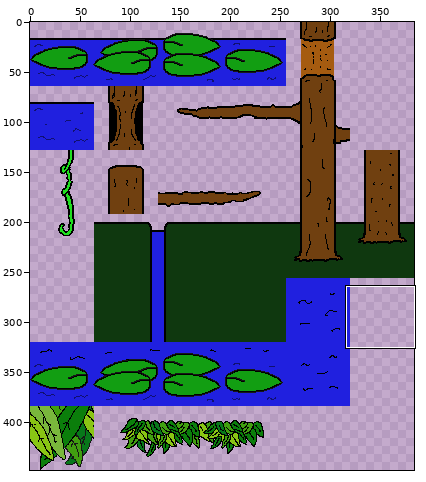
A sprite sheet gets an edit: godot/leon_assets/frog_jump_tiles.png. Above: a wide view before the commit, with the close-up outlined.
Close-up. The starting point:
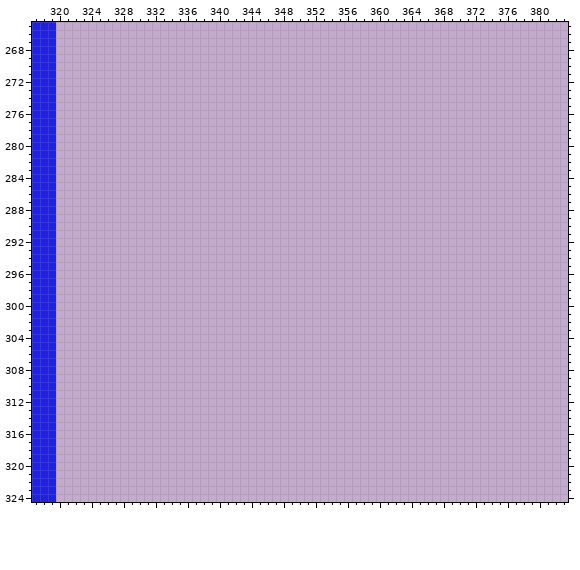
The file is 384x448 pixels. Shown: x 317..383, y 265..324.
And afterwards:
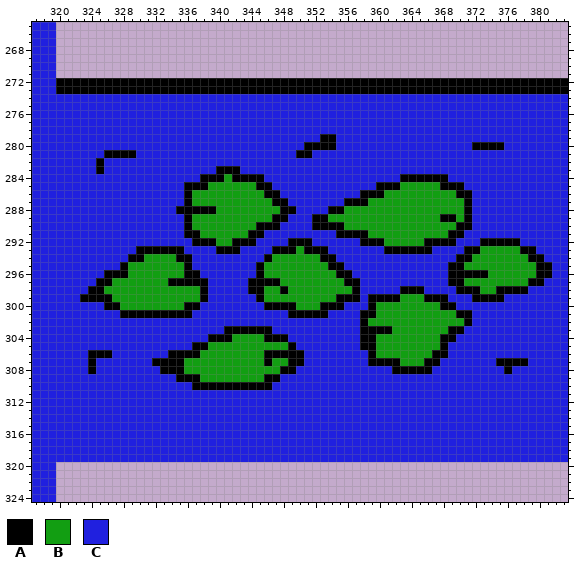
Palette (. is transparent): A #000000  B #129e12  C #2020df
Edits made:
@@ x 317..383 @@
 271 CCC................................................................
-272 CCC................................................................
-273 CCC................................................................
-274 CCC................................................................
-275 CCC................................................................
-276 CCC................................................................
-277 CCC................................................................
-278 CCC................................................................
-279 CCC................................................................
-280 CCC................................................................
-281 CCC................................................................
-282 CCC................................................................
-283 CCC................................................................
-284 CCC................................................................
-285 CCC................................................................
-286 CCC................................................................
-287 CCC................................................................
-288 CCC................................................................
-289 CCC................................................................
-290 CCC................................................................
-291 CCC................................................................
-292 CCC................................................................
-293 CCC................................................................
-294 CCC................................................................
-295 CCC................................................................
-296 CCC................................................................
-297 CCC................................................................
-298 CCC................................................................
-299 CCC................................................................
-300 CCC................................................................
-301 CCC................................................................
-302 CCC................................................................
-303 CCC................................................................
-304 CCC................................................................
-305 CCC................................................................
-306 CCC................................................................
-307 CCC................................................................
-308 CCC................................................................
-309 CCC................................................................
-310 CCC................................................................
-311 CCC................................................................
-312 CCC................................................................
-313 CCC................................................................
-314 CCC................................................................
-315 CCC................................................................
-316 CCC................................................................
-317 CCC................................................................
-318 CCC................................................................
-319 CCC................................................................
+272 CCCAAAAAAAAAAAAAAAAAAAAAAAAAAAAAAAAAAAAAAAAAAAAAAAAAAAAAAAAAAAAAAAA
+273 CCCAAAAAAAAAAAAAAAAAAAAAAAAAAAAAAAAAAAAAAAAAAAAAAAAAAAAAAAAAAAAAAAA
+274 CCCCCCCCCCCCCCCCCCCCCCCCCCCCCCCCCCCCCCCCCCCCCCCCCCCCCCCCCCCCCCCCCCC
+275 CCCCCCCCCCCCCCCCCCCCCCCCCCCCCCCCCCCCCCCCCCCCCCCCCCCCCCCCCCCCCCCCCCC
+276 CCCCCCCCCCCCCCCCCCCCCCCCCCCCCCCCCCCCCCCCCCCCCCCCCCCCCCCCCCCCCCCCCCC
+277 CCCCCCCCCCCCCCCCCCCCCCCCCCCCCCCCCCCCCCCCCCCCCCCCCCCCCCCCCCCCCCCCCCC
+278 CCCCCCCCCCCCCCCCCCCCCCCCCCCCCCCCCCCCCCCCCCCCCCCCCCCCCCCCCCCCCCCCCCC
+279 CCCCCCCCCCCCCCCCCCCCCCCCCCCCCCCCCCCCAACCCCCCCCCCCCCCCCCCCCCCCCCCCCC
+280 CCCCCCCCCCCCCCCCCCCCCCCCCCCCCCCCCCAAAACCCCCCCCCCCCCCCCCAAAACCCCCCCC
+281 CCCCCCCCCAAAACCCCCCCCCCCCCCCCCCCCAACCCCCCCCCCCCCCCCCCCCCCCCCCCCCCCC
+282 CCCCCCCCACCCCCCCCCCCCCCCCCCCCCCCCCCCCCCCCCCCCCCCCCCCCCCCCCCCCCCCCCC
+283 CCCCCCCCACCCCCCCCCCCCCCAAACCCCCCCCCCCCCCCCCCCCCCCCCCCCCCCCCCCCCCCCC
+284 CCCCCCCCCCCCCCCCCCCCCAAABAAAACCCCCCCCCCCCCCCCCAAAAAACCCCCCCCCCCCCCC
+285 CCCCCCCCCCCCCCCCCCCAAABBBBBBAACCCCCCCCCCCCCAAABBBBBAAACCCCCCCCCCCCC
+286 CCCCCCCCCCCCCCCCCCCABBBBBBBBBAACCCCCCCCCCAAABBBBBBBBBAACCCCCCCCCCCC
+287 CCCCCCCCCCCCCCCCCCCABBBBBBBBBBAACCCCCCCAAABBBBBBBBBBBBACCCCCCCCCCCC
+288 CCCCCCCCCCCCCCCCCCAAAAABBBBBBBBAACCCCAABBBBBBBBBBBBBBBACCCCCCCCCCCC
+289 CCCCCCCCCCCCCCCCCCCABBBBBBBBBBAACCCAABBBBBBBBBBBBBBAABACCCCCCCCCCCC
+290 CCCCCCCCCCCCCCCCCCCABBBBBBBBAAACCCCAAAABBBBBBBBBBBBBBAACCCCCCCCCCCC
+291 CCCCCCCCCCCCCCCCCCCAABBBBBBAACCCCCCCCCAAAABBBBBBBBBBAACCCCCCCCCCCCC
+292 CCCCCCCCCCCCCCCCCCCCAAABBAAACCCCAAACCCCCCAAABBBBBAAAACCCAAAAACCCCCC
+293 CCCCCCCCCCCCCAAAAAACCCCAAACCCCAAABAAACCCCCCCAAAAAACCCCAABBBBBAACCCC
+294 CCCCCCCCCCCCAABBBBAACCCCCCCCCABBBBBBAACCCCCCCCCCCCCCCAABBBBBBBAACCC
+295 CCCCCCCCCCCABBBBBBBACCCCCCCCABBBBBBBBAACCCCCCCCCCCCCAABBBBBBBBBAACC
+296 CCCCCCCCCAAABBBBBBBAACCCCCCCABBBBBBBBBAACCCCCCCCCCCCAAAAABBBBBBAACC
+297 CCCCCCCCAABBBBBBBAAAAACCCCCAAAABBBBBBBBAACCCCCCCCCCCAABBBBBBBBAACCC
+298 CCCCCCCAABBBBBBBBBBBBACCCCCAABBABBBBBBBBACCCCCAAACCCCAAABBAAAACCCCC
+299 CCCCCCAAAABBBBBBBBBBBACCCCCCABBBBBBBBBAAACAAAABBBAAACCCAAAACCCCCCCC
+300 CCCCCCCCCAABBBBBBBBAACCCCCCCCAAAABBBAAACCCABBBBBBBBAACCCCCCCCCCCCCC
+301 CCCCCCCCCCCAAAAAAAAACCCCCCCCCCCCAAAAACCCCAABBBBBBBBBBAACCCCCCCCCCCC
+302 CCCCCCCCCCCCCCCCCCCCCCCCCCCCCCCCCCCCCCCCCABBBBBBBBBBBBACCCCCCCCCCCC
+303 CCCCCCCCCCCCCCCCCCCCCCCCAAAAAACCCCCCCCCCCAAAABBBBBBBAACCCCCCCCCCCCC
+304 CCCCCCCCCCCCCCCCCCCCCCAAABBBBAAACCCCCCCCCAABBBBBBBBAACCCCCCCCCCCCCC
+305 CCCCCCCCCCCCCCCCCCCCAABBBBBBBBBBACCCCCCCCAABBBBBBBBACCCCCCCCCCCCCCC
+306 CCCCCCCAAACCCCCCCAAAABBBBBBBBAAAAACCCCCCCCABBBBBBBAACCCCCCCCCCCCCCC
+307 CCCCCCCACCCCCCCAAAABBBBBBBBBBABBAACCCCCCCCAAAABBBAACCCCCCCAAAACCCCC
+308 CCCCCCCACCCCCCCCAAABBBBBBBBBBBBAACCCCCCCCCCCCAAAAACCCCCCCCCACCCCCCC
+309 CCCCCCCCCCCCCCCCCCAAABBBBBBBBAACCCCCCCCCCCCCCCCCCCCCCCCCCCCCCCCCCCC
+310 CCCCCCCCCCCCCCCCCCCCAAAAAAAAAACCCCCCCCCCCCCCCCCCCCCCCCCCCCCCCCCCCCC
+311 CCCCCCCCCCCCCCCCCCCCCCCCCCCCCCCCCCCCCCCCCCCCCCCCCCCCCCCCCCCCCCCCCCC
+312 CCCCCCCCCCCCCCCCCCCCCCCCCCCCCCCCCCCCCCCCCCCCCCCCCCCCCCCCCCCCCCCCCCC
+313 CCCCCCCCCCCCCCCCCCCCCCCCCCCCCCCCCCCCCCCCCCCCCCCCCCCCCCCCCCCCCCCCCCC
+314 CCCCCCCCCCCCCCCCCCCCCCCCCCCCCCCCCCCCCCCCCCCCCCCCCCCCCCCCCCCCCCCCCCC
+315 CCCCCCCCCCCCCCCCCCCCCCCCCCCCCCCCCCCCCCCCCCCCCCCCCCCCCCCCCCCCCCCCCCC
+316 CCCCCCCCCCCCCCCCCCCCCCCCCCCCCCCCCCCCCCCCCCCCCCCCCCCCCCCCCCCCCCCCCCC
+317 CCCCCCCCCCCCCCCCCCCCCCCCCCCCCCCCCCCCCCCCCCCCCCCCCCCCCCCCCCCCCCCCCCC
+318 CCCCCCCCCCCCCCCCCCCCCCCCCCCCCCCCCCCCCCCCCCCCCCCCCCCCCCCCCCCCCCCCCCC
+319 CCCCCCCCCCCCCCCCCCCCCCCCCCCCCCCCCCCCCCCCCCCCCCCCCCCCCCCCCCCCCCCCCCC
 320 CCC................................................................
Where, in picture pixels (left, top, right, bottom), the same in both close-ups:
added: (56, 78, 568, 462)
